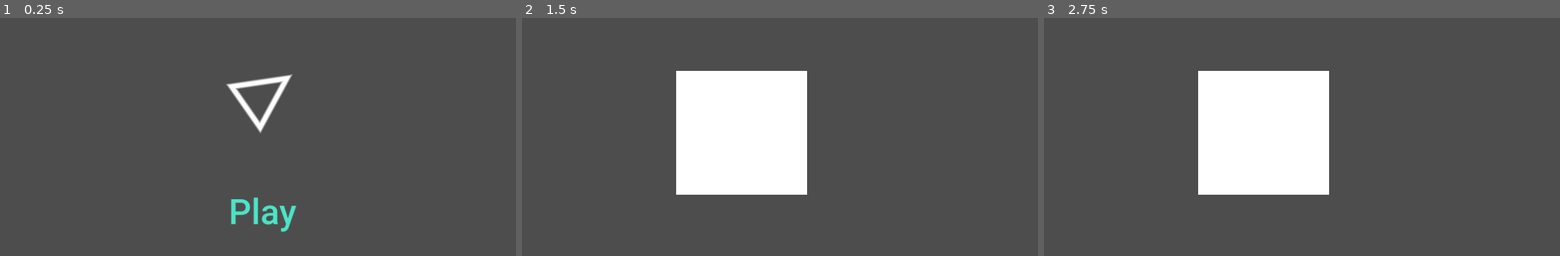
Above: before the commit, frames 1-3 (left to right).
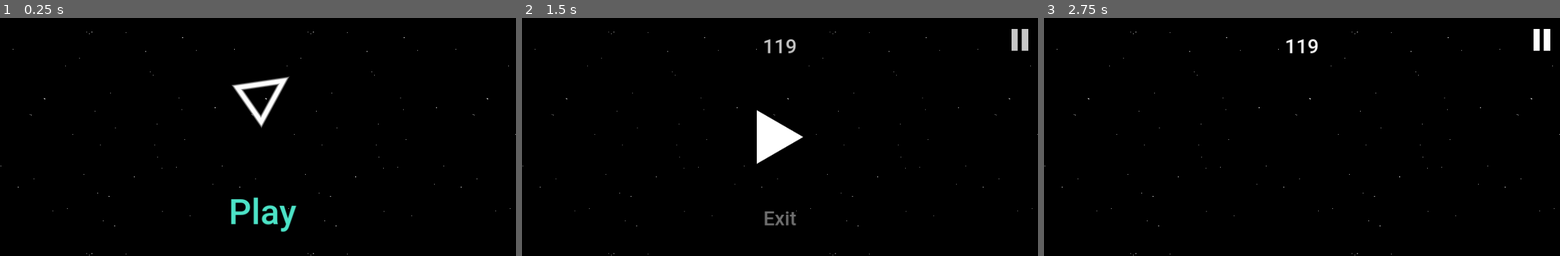
Above: after the commit, the same moments.

Repository: Ryu204/name-later
Game: Godot game, scene res://Layouts/index.tscn
The game is run twice, just before and just after one commit, with the same random seed, the same clock (stepped at 60 frames per second) and the same inputs.
Inputs (mouse positions are in pixels of both pictures, inside the frame that each line leads up to):
- Up to frame 1 (0.25 s): no input
- Up to frame 2 (1.5 s): click "Play" at 0.5 s; click (1017, 39) at 1.27 s
- Up to frame 3 (2.75 s): click (1302, 137) at 2.02 s

The runs differ from the first frame. In frame 1, 99% of the frame differs, in the area x 0-100%, y 0-100%; in frame 2, 99%; in frame 3, 100%.

Commit message:
Refine navigation and add more UI

Diff:
--- /dev/null
+++ b/Components/background.tscn
@@ -0,0 +1,12 @@
+[gd_scene load_steps=2 format=3 uid="uid://bsc36qwwucx16"]
+
+[ext_resource type="Texture2D" uid="uid://csnksmmsbhq5c" path="res://Textures/background.png" id="1_an64p"]
+
+[node name="Background" type="TextureRect"]
+anchors_preset = 15
+anchor_right = 1.0
+anchor_bottom = 1.0
+grow_horizontal = 2
+grow_vertical = 2
+texture = ExtResource("1_an64p")
+stretch_mode = 1
--- a/Components/player.gd
+++ b/Components/player.gd
@@ -4,19 +4,16 @@
 
 const constants = preload('res://Scripts/constants.gd')
 
-@export var height = 30.0
-@export var width = 30.0
-@export var color = Color.WHITE
+var height = 25.0
+var width = 25.0
+var color = Color.WHITE
 
-var vertices_pos: PackedVector2Array
-
-func _ready():
-	vertices_pos = PackedVector2Array([
-		Vector2(-height / 2, width / 2),
-		Vector2(height / 2, width / 2),
-		Vector2(0, -width / 2)
-	])
-	vertices_pos.append((vertices_pos[0]))
+@onready var vertices_pos = PackedVector2Array([
+	Vector2(-height / 2, width / 2),
+	Vector2(height / 2, width / 2),
+	Vector2(0, -width / 2),
+	Vector2(-height / 2, width / 2),
+])
 
 func _draw() -> void:
 	draw_polyline(vertices_pos, color, constants.GAME_OBJECT_LINE_WIDTH, true)
--- a/Components/player.tscn
+++ b/Components/player.tscn
@@ -4,5 +4,3 @@
 
 [node name="Player" type="Node2D"]
 script = ExtResource("1_7ce0k")
-height = 25.0
-width = 25.0
--- /dev/null
+++ b/Layouts/exit_confirm.gd
@@ -0,0 +1,13 @@
+extends Layout
+
+@onready var exit_button = $CanvasLayer/Sure
+@onready var cancel_button = $CanvasLayer/Cancel
+
+func _ready() -> void:
+	exit_button.pressed.connect(func():
+		clear_requested.emit()
+		push_requested.emit(preload(MAIN_MENU).instantiate())
+	)
+	cancel_button.pressed.connect(func():
+		pop_requested.emit()
+	)
--- /dev/null
+++ b/Layouts/exit_confirm.tscn
@@ -0,0 +1,79 @@
+[gd_scene load_steps=4 format=3 uid="uid://ex3bgv4hwixy"]
+
+[ext_resource type="Texture2D" uid="uid://bgogsg400aw2l" path="res://Textures/button_play_morphed.png" id="1_cy0fi"]
+[ext_resource type="Script" path="res://Layouts/exit_confirm.gd" id="1_nq60x"]
+[ext_resource type="Theme" uid="uid://bc40efy8a55jg" path="res://Themes/main.tres" id="2_uc8w2"]
+
+[node name="ExitConfirm" type="Node"]
+script = ExtResource("1_nq60x")
+
+[node name="CanvasLayer" type="CanvasLayer" parent="."]
+
+[node name="ColorRect" type="ColorRect" parent="CanvasLayer"]
+anchors_preset = 15
+anchor_right = 1.0
+anchor_bottom = 1.0
+grow_horizontal = 2
+grow_vertical = 2
+color = Color(0, 0, 0, 0.219608)
+
+[node name="TextureRect" type="TextureRect" parent="CanvasLayer"]
+anchors_preset = 8
+anchor_left = 0.5
+anchor_top = 0.5
+anchor_right = 0.5
+anchor_bottom = 0.5
+offset_left = -153.0
+offset_top = -150.5
+offset_right = 153.0
+offset_bottom = 150.5
+grow_horizontal = 2
+grow_vertical = 2
+texture = ExtResource("1_cy0fi")
+
+[node name="Sure" type="Button" parent="CanvasLayer"]
+anchors_preset = 8
+anchor_left = 0.5
+anchor_top = 0.5
+anchor_right = 0.5
+anchor_bottom = 0.5
+offset_left = -126.0
+offset_top = 30.5
+offset_right = -53.0
+offset_bottom = 73.5
+grow_horizontal = 2
+grow_vertical = 2
+theme = ExtResource("2_uc8w2")
+theme_override_colors/font_color = Color(0.881937, 0.881937, 0.881937, 1)
+theme_override_colors/font_hover_color = Color(1, 1, 1, 1)
+text = "Sure"
+
+[node name="Cancel" type="Button" parent="CanvasLayer"]
+anchors_preset = 8
+anchor_left = 0.5
+anchor_top = 0.5
+anchor_right = 0.5
+anchor_bottom = 0.5
+offset_left = 19.0
+offset_top = 30.5
+offset_right = 129.0
+offset_bottom = 73.5
+grow_horizontal = 2
+grow_vertical = 2
+theme = ExtResource("2_uc8w2")
+text = "Cancel"
+
+[node name="Label" type="Label" parent="CanvasLayer"]
+anchors_preset = 8
+anchor_left = 0.5
+anchor_top = 0.5
+anchor_right = 0.5
+anchor_bottom = 0.5
+offset_left = -151.0
+offset_top = -42.0
+offset_right = 175.0
+offset_bottom = 1.0
+grow_horizontal = 2
+grow_vertical = 2
+theme = ExtResource("2_uc8w2")
+text = "Progress will be lost"
--- /dev/null
+++ b/Layouts/game.gd
@@ -0,0 +1,8 @@
+extends Layout
+
+@onready var pause_button = $CanvasLayer/Pause
+
+func _ready() -> void:
+	pause_button.pressed.connect(func():
+		push_requested.emit(preload(PAUSE).instantiate())
+	)
--- a/Layouts/game.tscn
+++ b/Layouts/game.tscn
@@ -1,9 +1,36 @@
-[gd_scene format=3 uid="uid://dk2vvgija1483"]
+[gd_scene load_steps=5 format=3 uid="uid://dk2vvgija1483"]
+
+[ext_resource type="PackedScene" uid="uid://bsc36qwwucx16" path="res://Components/background.tscn" id="1_apti2"]
+[ext_resource type="Script" path="res://Layouts/game.gd" id="1_ltuuq"]
+[ext_resource type="Theme" uid="uid://bc40efy8a55jg" path="res://Themes/main.tres" id="3_c26tr"]
+[ext_resource type="Texture2D" uid="uid://cg8y4h0b4rinm" path="res://Textures/button_pause.png" id="3_mk4wc"]
 
 [node name="Game" type="Node"]
+script = ExtResource("1_ltuuq")
 
-[node name="ColorRect" type="ColorRect" parent="."]
-offset_left = 279.0
-offset_top = 95.0
-offset_right = 515.0
-offset_bottom = 319.0
+[node name="CanvasLayer" type="CanvasLayer" parent="."]
+
+[node name="Background" parent="CanvasLayer" instance=ExtResource("1_apti2")]
+
+[node name="Pause" type="TextureButton" parent="CanvasLayer"]
+anchors_preset = 1
+anchor_left = 1.0
+anchor_right = 1.0
+offset_left = -48.0
+offset_top = 20.0
+offset_right = -18.0
+offset_bottom = 60.0
+grow_horizontal = 0
+texture_normal = ExtResource("3_mk4wc")
+
+[node name="Score" type="Label" parent="CanvasLayer"]
+anchors_preset = 5
+anchor_left = 0.5
+anchor_right = 0.5
+offset_left = -30.0
+offset_top = 30.0
+offset_right = 30.0
+offset_bottom = 73.0
+grow_horizontal = 2
+theme = ExtResource("3_c26tr")
+text = "119"
--- a/Layouts/index.gd
+++ b/Layouts/index.gd
@@ -1,29 +1,24 @@
 extends Node2D
 
-const layouts = preload('res://Layouts/layout.gd')
+@onready var layouts = $Layouts
 
-@onready var layouts_node = $Layouts
-
-# Called when the node enters the scene tree for the first time.
 func _ready() -> void:
-	_on_layout_push(load(layouts.MAIN_MENU).instantiate())
+	_on_layout_push(preload(Layout.MAIN_MENU).instantiate())
 
 func _on_layout_clear() -> void:
-	var all_layouts = layouts_node.get_children()
+	var all_layouts = layouts.get_children()
 	for c in all_layouts:
 		c.queue_free()
 
-func _on_layout_pop(layout: Node) -> void:
-	layouts_node.remove_child(layout)
+func _on_layout_pop() -> void:
+	var last_child = layouts.get_children()[-1]
+	last_child.queue_free()
 
-func _on_layout_push(new_layout: Node) -> void:
-	layouts_node.add_child(new_layout)
+func _on_layout_push(new_layout: Layout) -> void:
+	layouts.add_child(new_layout)
 	_connect_layout_signals(new_layout)
 
-func _connect_layout_signals(layout: Node) -> void:
-	if layout.has_signal('push_requested'):
-		layout.push_requested.connect(_on_layout_push)
-	if layout.has_signal('clear_requested'):
-		layout.clear_requested.connect(_on_layout_clear)
-	if layout.has_signal('pop_requested'):
-		layout.pop_requested.connect(_on_layout_pop)
+func _connect_layout_signals(layout: Layout) -> void:
+	layout.push_requested.connect(_on_layout_push)
+	layout.clear_requested.connect(_on_layout_clear)
+	layout.pop_requested.connect(_on_layout_pop)
--- a/Layouts/layout.gd
+++ b/Layouts/layout.gd
@@ -4,11 +4,9 @@
 
 const MAIN_MENU = 'res://Layouts/main_menu.tscn'
 const GAME = 'res://Layouts/game.tscn'
+const PAUSE = 'res://Layouts/pause.tscn'
+const EXIT_CONFIRM = 'res://Layouts/exit_confirm.tscn'
 
-signal pop_requeted
+signal pop_requested
 signal push_requested(layout: Node)
 signal clear_requested
-
-func start_game():
-	clear_requested.emit()
-	push_requested.emit(load(GAME).instantiate())
--- a/Layouts/main_menu.gd
+++ b/Layouts/main_menu.gd
@@ -3,4 +3,7 @@
 @onready var play_button = $CanvasLayer/Button
 
 func _ready() -> void:
-	play_button.pressed.connect(start_game)
+	play_button.pressed.connect(func():
+		clear_requested.emit()
+		push_requested.emit(preload(GAME).instantiate())
+	)
--- a/Layouts/main_menu.tscn
+++ b/Layouts/main_menu.tscn
@@ -1,13 +1,16 @@
-[gd_scene load_steps=4 format=3 uid="uid://cuw40d8kilgde"]
+[gd_scene load_steps=5 format=3 uid="uid://cuw40d8kilgde"]
 
 [ext_resource type="Script" path="res://Layouts/main_menu.gd" id="1_jrvax"]
 [ext_resource type="Script" path="res://Components/player.gd" id="2_6f634"]
+[ext_resource type="PackedScene" uid="uid://bsc36qwwucx16" path="res://Components/background.tscn" id="2_nl44m"]
 [ext_resource type="Theme" uid="uid://bc40efy8a55jg" path="res://Themes/main.tres" id="3_qqh6f"]
 
 [node name="MainMenu" type="Node"]
 script = ExtResource("1_jrvax")
 
 [node name="CanvasLayer" type="CanvasLayer" parent="."]
+
+[node name="TextureRect" parent="CanvasLayer" instance=ExtResource("2_nl44m")]
 
 [node name="Control" type="Control" parent="CanvasLayer"]
 layout_mode = 3
--- /dev/null
+++ b/Layouts/pause.gd
@@ -0,0 +1,13 @@
+extends Layout
+
+@onready var exit_button = $CanvasLayer/Exit
+@onready var resume_button = $CanvasLayer/Resume
+
+func _ready() -> void:
+	exit_button.pressed.connect(func():
+		pop_requested.emit()
+		push_requested.emit(preload(EXIT_CONFIRM).instantiate())
+	)
+	resume_button.pressed.connect(func():
+		pop_requested.emit()
+	)
--- /dev/null
+++ b/Layouts/pause.tscn
@@ -0,0 +1,47 @@
+[gd_scene load_steps=4 format=3 uid="uid://cri525ra7jkoc"]
+
+[ext_resource type="Texture2D" uid="uid://divpcx67wjdl7" path="res://Textures/button_play.png" id="1_27wau"]
+[ext_resource type="Script" path="res://Layouts/pause.gd" id="1_ie3ei"]
+[ext_resource type="Theme" uid="uid://bc40efy8a55jg" path="res://Themes/main.tres" id="2_qqo4q"]
+
+[node name="Pause" type="Node"]
+script = ExtResource("1_ie3ei")
+
+[node name="CanvasLayer" type="CanvasLayer" parent="."]
+
+[node name="ColorRect" type="ColorRect" parent="CanvasLayer"]
+anchors_preset = 15
+anchor_right = 1.0
+anchor_bottom = 1.0
+grow_horizontal = 2
+grow_vertical = 2
+color = Color(0, 0, 0, 0.219608)
+
+[node name="Resume" type="TextureButton" parent="CanvasLayer"]
+anchors_preset = 8
+anchor_left = 0.5
+anchor_top = 0.5
+anchor_right = 0.5
+anchor_bottom = 0.5
+offset_left = -20.0
+offset_top = -20.0
+offset_right = 20.0
+offset_bottom = 20.0
+grow_horizontal = 2
+grow_vertical = 2
+texture_normal = ExtResource("1_27wau")
+
+[node name="Exit" type="Button" parent="CanvasLayer"]
+anchors_preset = 7
+anchor_left = 0.5
+anchor_top = 1.0
+anchor_right = 0.5
+anchor_bottom = 1.0
+offset_left = -29.5
+offset_top = -88.0
+offset_right = 29.5
+offset_bottom = -45.0
+grow_horizontal = 2
+grow_vertical = 0
+theme = ExtResource("2_qqo4q")
+text = "Exit"
Binary file added: Textures/background.png
Not shown, added: Textures/background.png.import
Binary file added: Textures/button_pause.png
Not shown, added: Textures/button_pause.png.import
Binary file added: Textures/button_play.png
Not shown, added: Textures/button_play.png.import
Binary file added: Textures/button_play_morphed.png
Not shown, added: Textures/button_play_morphed.png.import
Not shown, changed: export_presets.cfg
